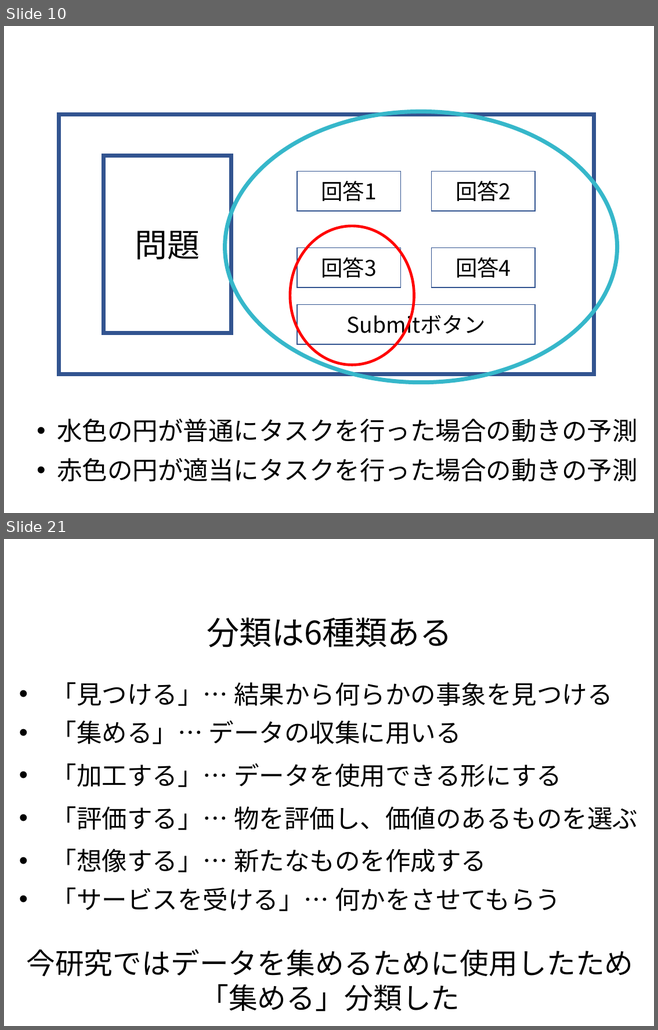
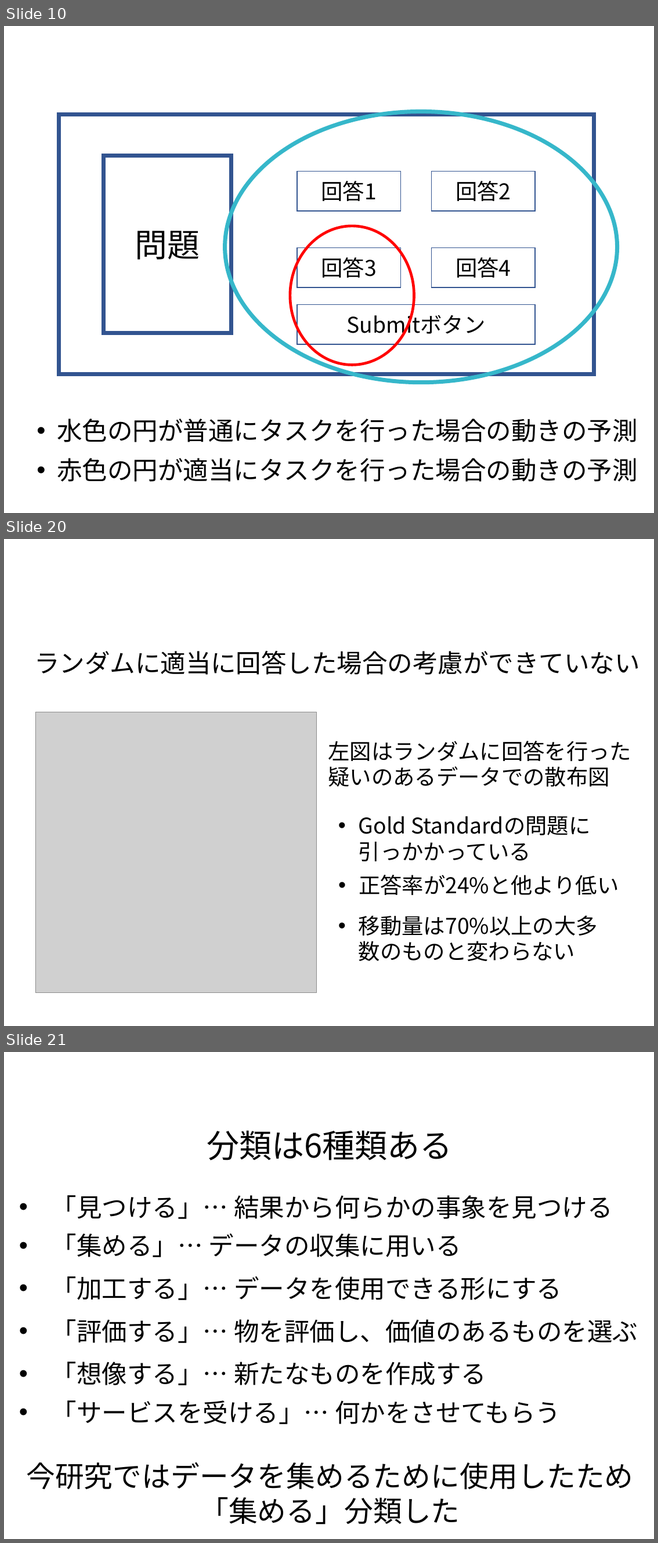
Before and after one commit to tomoya-mikami/task2, a slide deck: slide/presentation.pptx. Shown one above the other, each under a label of ours: slides 10 and 21 before the commit, slides 10, 20 and 21 after it; the slides between them are not shown. The pictures are 658x1030 and 658x1543 pixels, drawn with LibreOffice and Linux fonts; fonts in the diff are those of the drawing; grey boxes stand for pictures; background and template pictures are left out. Boxes give left, top, right and bottom in pixels: in the first picture for what was removed or moved away, otherwise in the second. Text is boxed around its words. In the diff, an @@ line names an element or a change of style, - is before the commit and + after.

```diff
--- a/slide/presentation.pptx
+++ b/slide/presentation.pptx
@@ slide 20 added at [4,539,654,1026], background picture (left out) @@
@@ page number added at [500,549,647,575], 21 pt, text #FFFFFF @@
+20
@@ text added at [34,651,640,861], 24 pt, text #FFFFFF, bold @@
+考慮できていない振る舞い
@@ text added at [34,651,640,675], 28 pt, text #000000 @@
+ランダムに適当に回答した場合の考慮ができていない
@@ picture added at [36,712,317,993] @@
@@ text added at [328,741,632,787], 24 pt, text #000000 @@
+左図はランダムに回答を行った疑いのあるデータでの散布図
@@ text added at [358,816,406,834], 24 pt, text #000000 @@
+• Gold Standardの問題に引っかかっている
@@ text added at [358,875,618,895], 24 pt, text #000000 @@
+• 正答率が24%と他より低い
@@ text added at [358,915,597,961], 24 pt, text #000000 @@
+• 移動量は70%以上の大多数のものと変わらない
```
Also in this commit, not shown: 19 slides changed, 3 other slides added, 1 slide removed, 2 other files.
